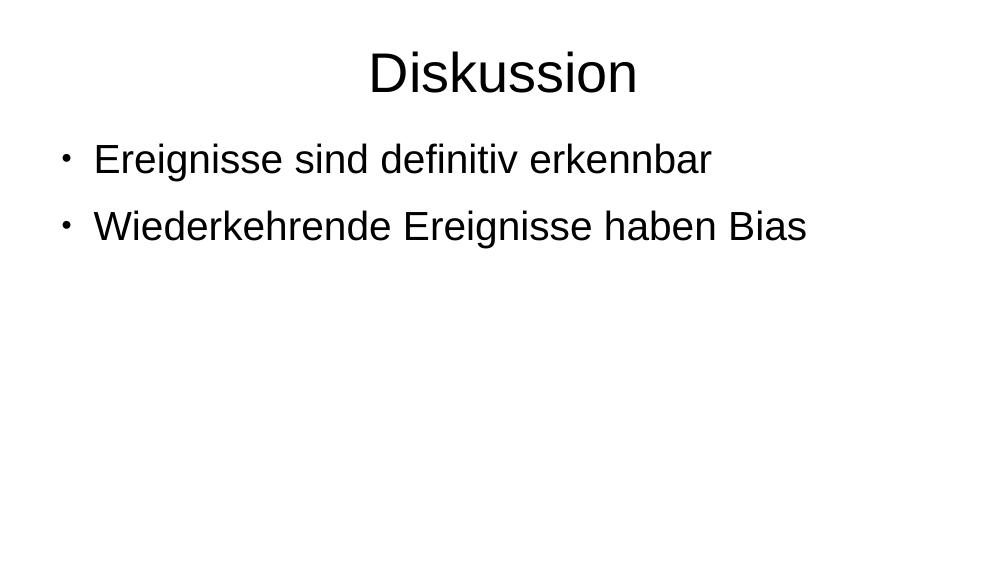
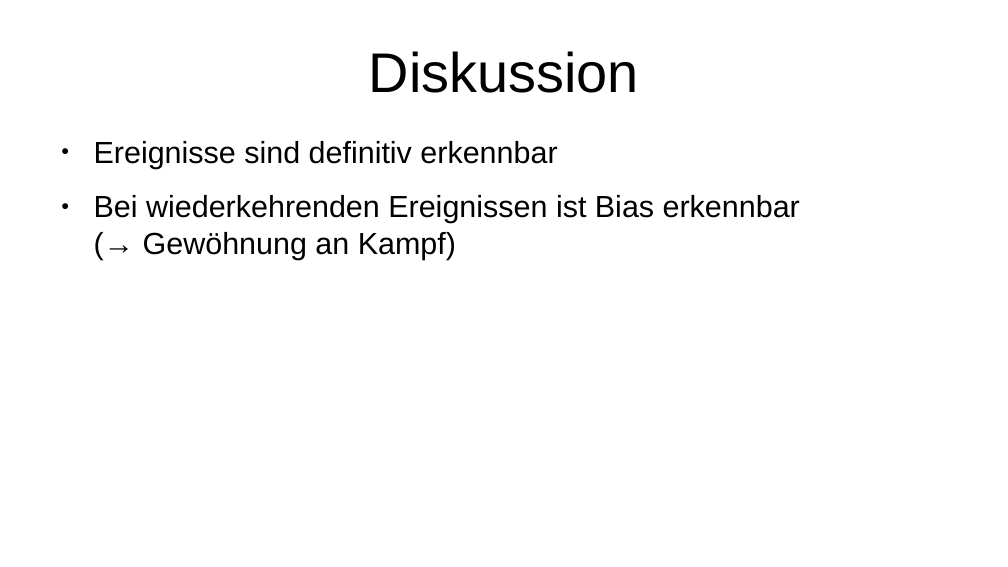
Before and after one commit to gorgoroth31/gdmt-ekg, a slide deck: slide 9 of präsentation.odp. Drawn at 1008x567 pixels with LibreOffice and Linux fonts; fonts in the diff are those of the drawing. Boxes give left, top, right and bottom in pixels: in the first picture for what was removed or moved away, otherwise in the second. Text is boxed around its words. In the diff, an @@ line names an element or a change of style, - is before the commit and + after.

Commit message:
updated presentation

```diff
--- a/präsentation.odp
+++ b/präsentation.odp
@@ text at (x1=94, y1=141, x2=557, y2=169): size 32 to 24 pt in "Ereignisse sind definitiv erkennbar" @@
@@ text at (x1=94, y1=195, x2=800, y2=260): text changed; size 32 to 24 pt @@
-● Wiederkehrende Ereignisse haben Bias
+● Bei wiederkehrenden Ereignissen ist Bias erkennbar (→ Gewöhnung an Kampf)
```
Also in this commit, not shown: 4 other slides changed, 2 other files.
